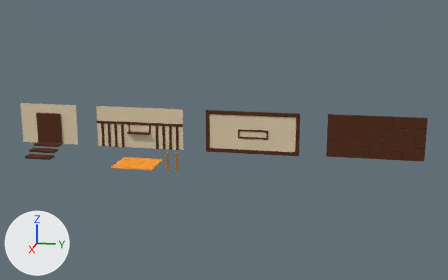
An edit to the Blender file Blender/BeachTown/BeachTown.blend, drawn before and after from the same camera.
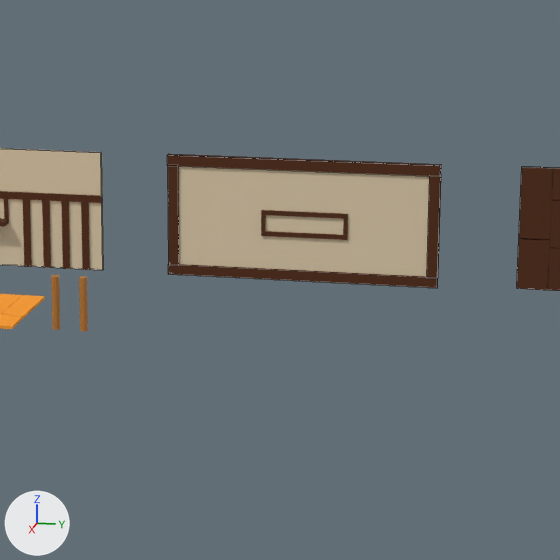
There are two pictures of each version: one whole from a 50 mm camera at (473.2, 243.6, 127.7) aimed at (26.3, 154.2, 16.0), one close up on the part from 33% to 76% of the width and 20% to 89% of the height. The lights are fixed; the arrows at lower left show +X, +Y and +Z. The older version's two pictures come first. The close-ups show mesh edges as thin lines.
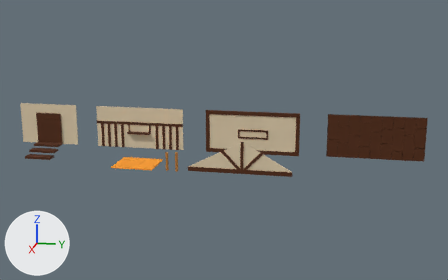
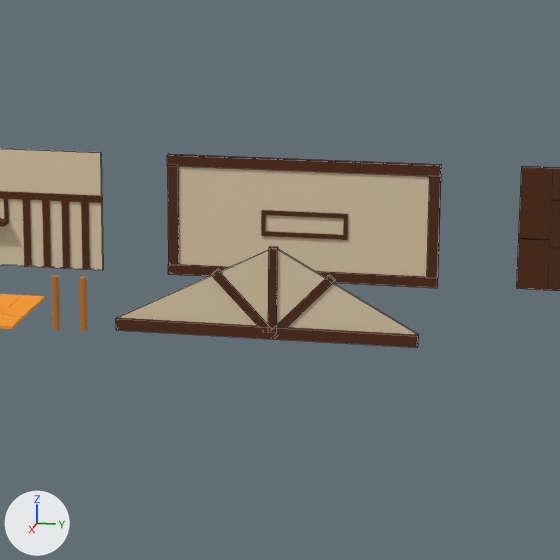
Diff of the bpy script that builds the scene:
```diff
--- a/Blender/BeachTown/BeachTown.blend.py
+++ b/Blender/BeachTown/BeachTown.blend.py
@@ me_cube_024 @@
+me_cube_024.from_pydata([(-1.0, -2.67, -0.58), (-1.0, 0.47, 1.0), (-1.0, 3.34, -0.58), (-1.0, 0.54, 1.0), (1.0, -2.67, -0.58), (1.0, 0.47, 1.0), (1.0, 3.34, -0.58), (1.0, 0.54, 1.0)], [], [(0, 1, 3, 2), (2, 3, 7, 6), (6, 7, 5, 4), (4, 5, 1, 0), (2, 6, 4, 0), (7, 3, 1, 5)])
+me_cube_024.materials.append(mat_tan)  # beige #ddcbaa
@@ ob_cube_023 @@
+ob_cube_023 = bpy.data.objects.new('Cube.023', me_cube_034.copy())  # the mesh of ob_cube_019
+ob_cube_023.location = (58.5, 180.6, 8.6)
+ob_cube_023.rotation_euler = (-0.761, 0.0, 0.0)  # degrees (-44, 0, 0)
+ob_cube_023.scale = (0.674, 1.0, -10.6)
+_m = ob_cube_023.modifiers.new('Mirror', 'MIRROR')
+_m.use_axis = (False, True, False)
+_m.mirror_object = ob_cube_022
@@ ob_cube_022 @@
+ob_cube_022 = bpy.data.objects.new('Cube.022', me_cube_034.copy())  # the mesh of ob_cube_019
+ob_cube_022.location = (58.7, 173.5, 12.5)
+ob_cube_022.scale = (0.674, 1.0, -10.6)
@@ ob_cube_020 @@
+ob_cube_020 = bpy.data.objects.new('Cube.020', me_cube_024)
+ob_cube_020.location = (58.1, 167.5, 10.4)
+ob_cube_020.scale = (-0.514, 12.4, 12.4)
@@ ob_cube_021 @@
+ob_cube_021 = bpy.data.objects.new('Cube.021', me_cube_034.copy())  # the mesh of ob_cube_019
+ob_cube_021.location = (58.6, 171.7, 1.8)
+ob_cube_021.scale = (1.0, 37.2, 1.45)
```

What differs and where, as boxes [x1, y1, x2, y2] in the close-ups (560 x 560 px):
'Cube.020', added (beige)
    after: [117, 249, 418, 335]
'Cube.021', added (brown)
    after: [116, 318, 419, 348]
'Cube.023', added (brown)
    after: [212, 269, 335, 328]
'Cube.022', added (brown)
    after: [268, 246, 278, 328]
